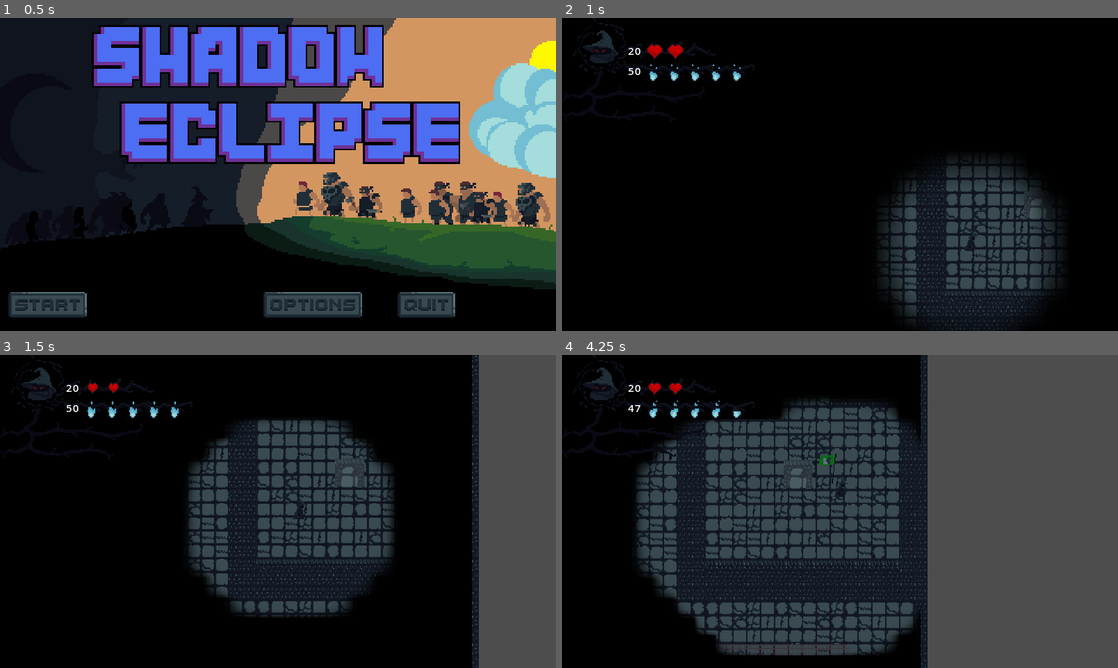
Above: before the commit, frames 1-4 (two rows, left to right).
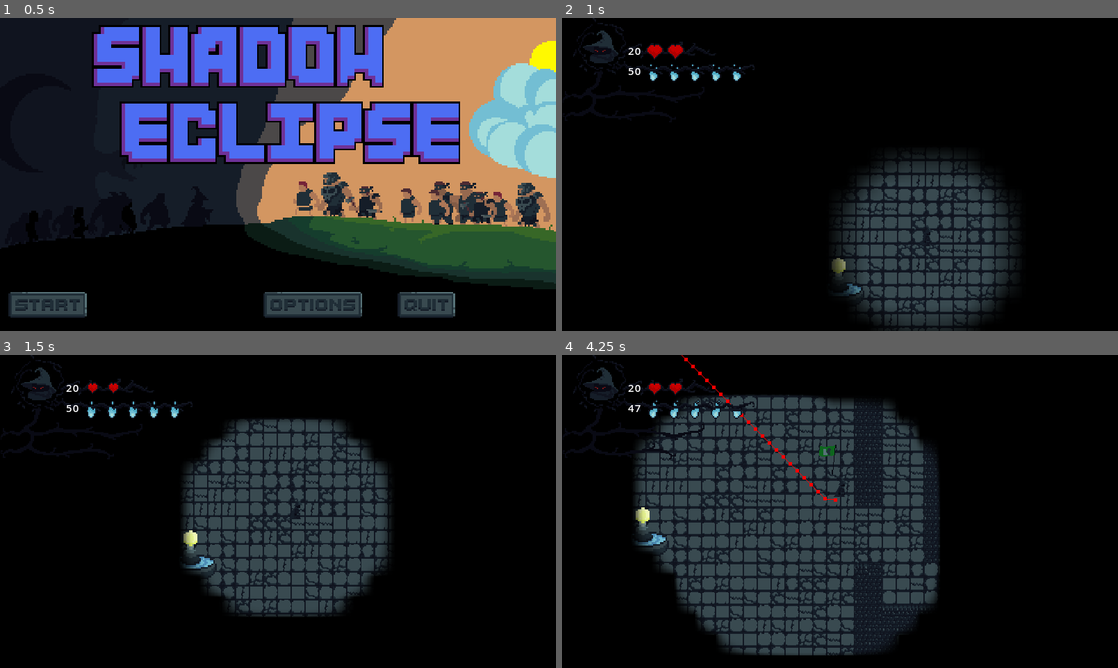
Above: after the commit, the same moments.

Repository: vyxul/Shadow-Eclipse
Game: Godot game, scene res://GameFiles/Scenes/Menu/StartScreen.tscn
Two runs of this game, one before a commit and one after it. Both use one fixed random seed, a clock stepped at 60 frames per second and the inputs below.
Inputs (mouse positions are in pixels of both pictures, inside the frame that each line leads up to):
- Up to frame 1 (0.5 s): no input
- Up to frame 2 (1 s): click (612, 309) at 0.5 s
- Up to frame 3 (1.5 s): move the mouse to (400, 495) at 1.27 s; hold D (right) from 1.28 s (still down); tap C (c) at 1.35 s
- Up to frame 4 (4.25 s): tap R (r) at 1.55, 2.1 s; move the mouse to (728, 527) at 2.02 s; release D (right) at 2.03 s; hold S (down) 2.03-2.78 s; tap X (x) at 2.3, 2.85 s; move the mouse to (895, 442) at 2.77 s; hold D (right) 2.78-3.53 s; tap Z (z) at 3.05, 3.6 s; move the mouse to (812, 574) at 3.52 s; hold W (up) from 3.53 s (still down); tap C (c) at 3.8 s

Frame 1 is identical in both runs. In frame 2, 13% of the frame differs, in the area x 48-90%, y 43-100%; in frame 3, 24%; in frame 4, 58%, in the area x 13-100%, y 0-100%.

Commit message:
Added swarm phase state and fixed follower attack command

Diff:
--- a/GameFiles/Game Objects/Characters/NPC/bandit.tscn
+++ b/GameFiles/Game Objects/Characters/NPC/bandit.tscn
@@ -18,6 +18,7 @@
 [ext_resource type="Script" path="res://GameFiles/Scenes/States/state_follow_target.gd" id="14_jjpnn"]
 [ext_resource type="Script" path="res://GameFiles/Scenes/States/state_attack_target.gd" id="15_vtn6p"]
 [ext_resource type="Script" path="res://GameFiles/Scenes/States/state_defend_target.gd" id="16_cut3i"]
+[ext_resource type="Script" path="res://GameFiles/Scenes/States/state_swarm_phase.gd" id="19_3j7b8"]
 
 [sub_resource type="Animation" id="Animation_cjgvt"]
 length = 0.001
@@ -169,7 +170,7 @@
 radius = 25.0
 
 [sub_resource type="CapsuleShape2D" id="CapsuleShape2D_c2tat"]
-radius = 9.0
+radius = 8.0
 height = 26.0
 
 [node name="bandit" type="CharacterBody2D"]
@@ -253,6 +254,9 @@
 
 [node name="state_defend_target" type="Node" parent="StateMachine"]
 script = ExtResource("16_cut3i")
+
+[node name="state_swarm_phase" type="Node" parent="StateMachine"]
+script = ExtResource("19_3j7b8")
 
 [node name="NavigationAgent2D" type="NavigationAgent2D" parent="."]
 path_desired_distance = 8.0
@@ -283,5 +287,8 @@
 [node name="Marker2D" type="Marker2D" parent="."]
 position = Vector2(0, -2)
 
+[node name="state_attack_player" type="Node" parent="."]
+script = ExtResource("19_3j7b8")
+
 [connection signal="mouse_entered" from="HurtboxComponent" to="." method="_on_mouse_entered"]
 [connection signal="mouse_exited" from="HurtboxComponent" to="." method="_on_mouse_exited"]
--- a/GameFiles/Game Objects/Characters/NPC/npc.gd
+++ b/GameFiles/Game Objects/Characters/NPC/npc.gd
@@ -3,11 +3,13 @@
 
 @export var faction: GameData.Factions
 @export var kill_score: int = 1
+@export var swarm_phase: bool = false
 
 @onready var marker_2d = $Marker2D
-@export var animation_player: AnimationPlayer
+@onready var animation_player: AnimationPlayer = $AnimationPlayer
 @onready var conversion_component: ConversionComponent = $ConversionComponent
 @onready var hurtboxComponent: HurtboxComponent = $HurtboxComponent
+
 
 
 func _ready():
--- a/GameFiles/Game Objects/Characters/NPC/npc_attack_scene.gd
+++ b/GameFiles/Game Objects/Characters/NPC/npc_attack_scene.gd
@@ -25,20 +25,28 @@
 	return attack_faction
 
 
-func set_attack_position(this_entity: NonPlayerCharacter, target: CharacterBody2D):
+func set_attack_position(this_entity: NonPlayerCharacter, direction: Vector2):
 	var entity_position = this_entity.get_weapon_origin() as Vector2
-	var weapon_direction = entity_position.direction_to(target.position)
-	var weapon_position = entity_position + (weapon_direction * extension_range)
-	var weapon_angle = weapon_direction.angle()
+	var weapon_position = entity_position + (direction * extension_range)
+	var weapon_angle = direction.angle()
 	global_position = weapon_position
 	rotation = weapon_angle + (PI/2)
 
 
 func attack(this_entity: NonPlayerCharacter, target: CharacterBody2D):
-	set_attack_position(this_entity, target)
+	var entity_position = this_entity.get_weapon_origin() as Vector2
+	var target_direction = entity_position.direction_to(target.position)
+	set_attack_position(this_entity, target_direction)
 	var animation_player = $AnimationPlayer as AnimationPlayer
 	animation_player.play("attack")
 
 
+func attack_direction(this_entity: NonPlayerCharacter, direction: Vector2):
+	set_attack_position(this_entity, direction)
+	var animation_player = $AnimationPlayer as AnimationPlayer
+	animation_player.play("attack")
+
+
+
 func emit_finished():
 	finished.emit()
--- a/GameFiles/Game Objects/Characters/Player/player_ranged_attack.gd
+++ b/GameFiles/Game Objects/Characters/Player/player_ranged_attack.gd
@@ -75,9 +75,13 @@
 
 
 func _process(delta):
-	if is_on_wall() || is_on_ceiling() || is_on_floor():
+	if is_colliding_with_terrain():
 		queue_free()
 	move_and_slide()
+
+
+func is_colliding_with_terrain():
+	return is_on_wall() || is_on_ceiling() || is_on_floor()
 
 
 func on_enemy_hit():
--- a/GameFiles/Game Objects/Components/npc_attack_component.gd
+++ b/GameFiles/Game Objects/Components/npc_attack_component.gd
@@ -29,6 +29,17 @@
 		attack_finished.emit()
 
 
+func attack_direction(direction: Vector2):
+	if attack_set:
+		var attack_scene_instance = attack_scene.instantiate()
+		add_child(attack_scene_instance)
+		attack_scene_instance.set_damage(attack_damage)
+		attack_scene_instance.set_faction(this_entity.faction)
+		attack_scene_instance.attack_direction(this_entity, direction)
+		await attack_scene_instance.finished
+		attack_finished.emit()
+
+
 func is_body_in_attack_range(body: CharacterBody2D):
 	var overlapping_bodies = get_overlapping_bodies()
 	return overlapping_bodies.has(body)
--- a/GameFiles/Resources/Tilesets/prison_tileset.tres
+++ b/GameFiles/Resources/Tilesets/prison_tileset.tres
@@ -9,14 +9,7 @@
 [ext_resource type="Texture2D" uid="uid://ffcwyn5fg1w4" path="res://GameFiles/Assets/Art/Map/prison_tileset_3.png" id="7_smv3h"]
 [ext_resource type="Texture2D" uid="uid://bopescag6br1e" path="res://GameFiles/Assets/Art/Map/prison_walls_brown.png" id="8_qjv8i"]
 
-[sub_resource type="NavigationPolygon" id="NavigationPolygon_1gogu"]
-vertices = PackedVector2Array(2, 2, -2, 2, -2, -2, 2, -2)
-polygons = Array[PackedInt32Array]([PackedInt32Array(0, 1, 2, 3)])
-outlines = Array[PackedVector2Array]([PackedVector2Array(-2, -2, 2, -2, 2, 2, -2, 2)])
-source_geometry_group_name = &"navigation_polygon_source_group"
-agent_radius = 0.0
-
-[sub_resource type="NavigationPolygon" id="NavigationPolygon_0u8pu"]
+[sub_resource type="NavigationPolygon" id="NavigationPolygon_s2y4i"]
 vertices = PackedVector2Array(2, 2, -2, 2, -2, -2, 2, -2)
 polygons = Array[PackedInt32Array]([PackedInt32Array(0, 1, 2, 3)])
 outlines = Array[PackedVector2Array]([PackedVector2Array(-2, -2, 2, -2, 2, 2, -2, 2)])
@@ -142,32 +135,32 @@
 2:4/0/y_sort_origin = 7
 2:4/0/physics_layer_0/linear_velocity = Vector2(0, 0)
 2:4/0/physics_layer_0/angular_velocity = 0.0
-2:4/0/navigation_layer_0/polygon = SubResource("NavigationPolygon_1gogu")
+2:4/0/navigation_layer_0/polygon = SubResource("NavigationPolygon_s2y4i")
 3:4/0 = 0
 3:4/0/y_sort_origin = 7
 3:4/0/physics_layer_0/linear_velocity = Vector2(0, 0)
 3:4/0/physics_layer_0/angular_velocity = 0.0
-3:4/0/navigation_layer_0/polygon = SubResource("NavigationPolygon_0u8pu")
+3:4/0/navigation_layer_0/polygon = SubResource("NavigationPolygon_s2y4i")
 4:4/0 = 0
 4:4/0/y_sort_origin = 7
 4:4/0/physics_layer_0/linear_velocity = Vector2(0, 0)
 4:4/0/physics_layer_0/angular_velocity = 0.0
-4:4/0/navigation_layer_0/polygon = SubResource("NavigationPolygon_0u8pu")
+4:4/0/navigation_layer_0/polygon = SubResource("NavigationPolygon_s2y4i")
 5:4/0 = 0
 5:4/0/y_sort_origin = 7
 5:4/0/physics_layer_0/linear_velocity = Vector2(0, 0)
 5:4/0/physics_layer_0/angular_velocity = 0.0
-5:4/0/navigation_layer_0/polygon = SubResource("NavigationPolygon_0u8pu")
+5:4/0/navigation_layer_0/polygon = SubResource("NavigationPolygon_s2y4i")
 6:4/0 = 0
 6:4/0/y_sort_origin = 7
 6:4/0/physics_layer_0/linear_velocity = Vector2(0, 0)
 6:4/0/physics_layer_0/angular_velocity = 0.0
-6:4/0/navigation_layer_0/polygon = SubResource("NavigationPolygon_0u8pu")
+6:4/0/navigation_layer_0/polygon = SubResource("NavigationPolygon_s2y4i")
 7:4/0 = 0
 7:4/0/y_sort_origin = 7
 7:4/0/physics_layer_0/linear_velocity = Vector2(0, 0)
 7:4/0/physics_layer_0/angular_velocity = 0.0
-7:4/0/navigation_layer_0/polygon = SubResource("NavigationPolygon_0u8pu")
+7:4/0/navigation_layer_0/polygon = SubResource("NavigationPolygon_s2y4i")
 1:5/0 = 0
 1:5/0/y_sort_origin = 7
 1:5/0/physics_layer_0/linear_velocity = Vector2(0, 0)
@@ -177,32 +170,32 @@
 2:5/0/y_sort_origin = 7
 2:5/0/physics_layer_0/linear_velocity = Vector2(0, 0)
 2:5/0/physics_layer_0/angular_velocity = 0.0
-2:5/0/navigation_layer_0/polygon = SubResource("NavigationPolygon_0u8pu")
+2:5/0/navigation_layer_0/polygon = SubResource("NavigationPolygon_s2y4i")
 3:5/0 = 0
 3:5/0/y_sort_origin = 7
 3:5/0/physics_layer_0/linear_velocity = Vector2(0, 0)
 3:5/0/physics_layer_0/angular_velocity = 0.0
-3:5/0/navigation_layer_0/polygon = SubResource("NavigationPolygon_0u8pu")
+3:5/0/navigation_layer_0/polygon = SubResource("NavigationPolygon_s2y4i")
 4:5/0 = 0
 4:5/0/y_sort_origin = 7
 4:5/0/physics_layer_0/linear_velocity = Vector2(0, 0)
 4:5/0/physics_layer_0/angular_velocity = 0.0
-4:5/0/navigation_layer_0/polygon = SubResource("NavigationPolygon_0u8pu")
+4:5/0/navigation_layer_0/polygon = SubResource("NavigationPolygon_s2y4i")
 5:5/0 = 0
 5:5/0/y_sort_origin = 7
 5:5/0/physics_layer_0/linear_velocity = Vector2(0, 0)
 5:5/0/physics_layer_0/angular_velocity = 0.0
-5:5/0/navigation_layer_0/polygon = SubResource("NavigationPolygon_0u8pu")
+5:5/0/navigation_layer_0/polygon = SubResource("NavigationPolygon_s2y4i")
 6:5/0 = 0
 6:5/0/y_sort_origin = 7
 6:5/0/physics_layer_0/linear_velocity = Vector2(0, 0)
 6:5/0/physics_layer_0/angular_velocity = 0.0
-6:5/0/navigation_layer_0/polygon = SubResource("NavigationPolygon_0u8pu")
+6:5/0/navigation_layer_0/polygon = SubResource("NavigationPolygon_s2y4i")
 7:5/0 = 0
 7:5/0/y_sort_origin = 7
 7:5/0/physics_layer_0/linear_velocity = Vector2(0, 0)
 7:5/0/physics_layer_0/angular_velocity = 0.0
-7:5/0/navigation_layer_0/polygon = SubResource("NavigationPolygon_0u8pu")
+7:5/0/navigation_layer_0/polygon = SubResource("NavigationPolygon_s2y4i")
 0:6/0 = 0
 0:6/0/y_sort_origin = 7
 0:6/0/physics_layer_0/linear_velocity = Vector2(0, 0)
--- a/GameFiles/Scenes/Levels/Prison/PrisonLevel.tscn
+++ b/GameFiles/Scenes/Levels/Prison/PrisonLevel.tscn
@@ -28,6 +28,7 @@
 offset_top = -16.0
 offset_right = 1538.0
 offset_bottom = 1520.0
+mouse_filter = 2
 color = Color(0.0627451, 0.0784314, 0.121569, 1)
 
 [node name="TileMap" type="TileMap" parent="."]
@@ -59,26 +60,28 @@
 
 [node name="enemy_bandit" parent="Entities/NPC" instance=ExtResource("3_f07v3")]
 y_sort_enabled = true
-position = Vector2(58, 101)
+position = Vector2(145, 241)
 
 [node name="ally_bandit" parent="Entities/NPC" instance=ExtResource("3_f07v3")]
 position = Vector2(210, 84)
 faction = 0
 
 [node name="enemy_bandit2" parent="Entities/NPC" instance=ExtResource("3_f07v3")]
-position = Vector2(129, 225)
+position = Vector2(115, 312)
+swarm_phase = true
 
 [node name="Player" parent="." instance=ExtResource("1_r4tet")]
 top_level = true
 z_index = 3
 y_sort_enabled = true
-position = Vector2(1311, 753)
+position = Vector2(867, 705)
 
 [node name="UI" type="Control" parent="."]
 layout_mode = 3
 anchors_preset = 0
 offset_right = 40.0
 offset_bottom = 40.0
+mouse_filter = 2
 
 [node name="PlayerResourceBars" parent="UI" instance=ExtResource("5_prfgb")]
 
--- a/GameFiles/Scenes/States/state_hurt.gd
+++ b/GameFiles/Scenes/States/state_hurt.gd
@@ -33,8 +33,13 @@
 		var previous_state = get_parent().previous_state
 		var last_follower_state = get_parent().last_follower_state
 		var is_follower = get_parent().is_follower
+		var swarm_phase = this_entity.swarm_phase
 
 	# need to change to be enum check instead of string check later
+		if swarm_phase && !is_follower:
+			transitioned.emit(self, "state_swarm_phase")
+			return
+
 		if previous_state is state_combat:
 			transitioned.emit(self, "state_combat")
 			return
--- a/GameFiles/Scenes/States/state_spawn.gd
+++ b/GameFiles/Scenes/States/state_spawn.gd
@@ -29,5 +29,8 @@
 
 func on_animation_finished(animation):
 	if animation == "spawn":
-		#print_debug("finished spawn animation")
-		transitioned.emit(self, "state_idle")
+		var swarm_phase = this_entity.swarm_phase
+		if swarm_phase:
+			transitioned.emit(self, "state_swarm_phase")
+		else:
+			transitioned.emit(self, "state_idle")
--- /dev/null
+++ b/GameFiles/Scenes/States/state_swarm_phase.gd
@@ -0,0 +1,81 @@
+extends State
+class_name state_swarm_phase
+
+
+var this_entity: NonPlayerCharacter
+var this_npc_attack_component: NpcAttackComponent
+var this_navigation_agent: NavigationAgent2D
+var this_navigation_timer: Timer
+
+var attack_target_move_speed
+var attack_cooldown
+
+var focus_target: Player
+var attack_cd_timer: float = 0
+var in_attack_target: bool = false
+var is_attacking: bool = false
+
+
+func setup():
+	this_entity = get_parent().get_this_entity() as NonPlayerCharacter
+	this_npc_attack_component = this_entity.get_npc_attack_component() as NpcAttackComponent
+	this_navigation_agent = this_entity.get_navigation_agent() as NavigationAgent2D
+	this_navigation_timer = this_entity.get_navigation_timer() as Timer
+	focus_target = get_tree().get_first_node_in_group("player")
+
+	attack_target_move_speed = get_parent().attack_target_move_speed
+	attack_cooldown = get_parent().attack_cooldown
+
+	# set up event listeners
+	this_navigation_timer.timeout.connect(on_navigation_timer_timeout)
+	this_npc_attack_component.attack_finished.connect(on_attack_finished)
+
+
+func enter():
+	get_parent().get_animation_player().play("walk")
+	get_parent().get_state_label().text = "Swarm Phase"
+
+	in_attack_target = true
+	this_navigation_timer.start()
+
+
+func exit():
+	get_parent().get_animation_player().play("RESET")
+	in_attack_target = false
+	this_navigation_timer.stop()
+
+
+func update(delta):
+	if !is_attacking:
+		attack_cd_timer -= delta
+
+	#if this_npc_attack_component.is_body_in_attack_range(focus_target) && (attack_cd_timer <= 0):
+	if is_colliding_with_terrain() && attack_cd_timer <= 0:
+		is_attacking = true
+		this_npc_attack_component.attack(focus_target)
+		attack_cd_timer = attack_cooldown
+
+
+func physics_update(delta):
+	var move_direction = this_entity.to_local(this_navigation_agent.get_next_path_position()).normalized()
+	this_entity.velocity = move_direction * attack_target_move_speed
+	this_entity.get_sprite().flip_h = this_entity.velocity.x < 0
+
+
+func is_colliding_with_terrain():
+	return this_entity.is_on_wall() || this_entity.is_on_ceiling() || this_entity.is_on_floor()
+
+
+func make_path() -> void:
+	this_navigation_agent.target_position = focus_target.global_position
+
+
+func on_navigation_timer_timeout():
+	if !in_attack_target:
+		return
+
+	make_path()
+
+
+func on_attack_finished():
+	is_attacking = false
--- a/GameFiles/Scenes/UI/player_resource_bars.tscn
+++ b/GameFiles/Scenes/UI/player_resource_bars.tscn
@@ -7,6 +7,12 @@
 [node name="PlayerResourceBars" type="CanvasLayer"]
 
 [node name="PlayerIcon" parent="." instance=ExtResource("2_jlqfy")]
+anchors_preset = -1
+anchor_right = 0.1
+anchor_bottom = 0.178
+offset_right = 0.0
+offset_bottom = -0.0800018
+mouse_filter = 2
 
 [node name="PlayerHeartBar" parent="." instance=ExtResource("2_rrjye")]
 offset_left = 94.0
@@ -14,6 +20,7 @@
 offset_right = 94.0
 offset_bottom = 27.0
 scale = Vector2(1.5, 1.5)
+mouse_filter = 2
 
 [node name="PlayerManaBar" parent="." instance=ExtResource("3_sa83v")]
 offset_left = 93.0
@@ -21,6 +28,7 @@
 offset_right = 93.0
 offset_bottom = 51.0
 scale = Vector2(1.5, 1.5)
+mouse_filter = 2
 
 [node name="hp_Label" type="Label" parent="."]
 offset_left = 76.0
--- a/GameFiles/Scripts/MobSpawner.gd
+++ b/GameFiles/Scripts/MobSpawner.gd
@@ -22,3 +22,5 @@
 		enemy_instance.translate(Vector2(rIntX, rIntY))
 	# Add the enemy instance as a child of the current node or another node
 		add_child(enemy_instance)
+		await get_tree().process_frame
+		enemy_instance.swarm_phase = true
Not shown: 1 places in GameFiles/Game Objects/Characters/NPC/bandit.tscn that only renumber resources
Not shown: 1 places in GameFiles/Game Objects/Characters/NPC/npc_attack_scene.tscn that only renumber resources
Not shown: 1 places in GameFiles/Resources/Tilesets/prison_tileset.tres that only renumber resources
Not shown: 1 places in GameFiles/Scenes/Levels/Prison/PrisonLevel.tscn that only renumber resources
